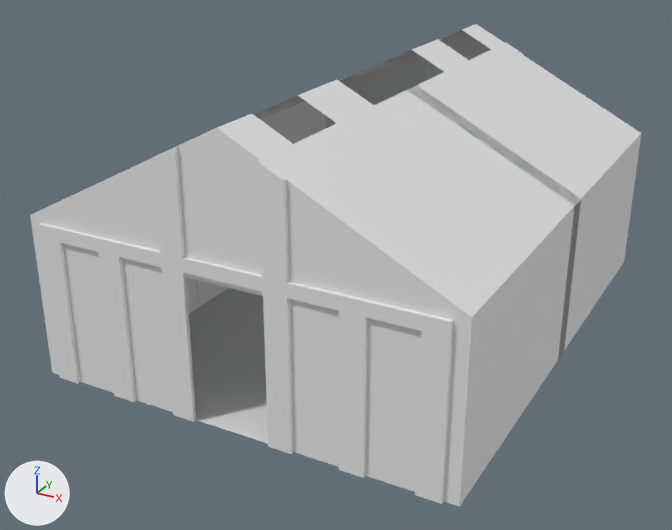
Renders of the Blender file file/ESCAPEROOM.blend from each side of a commit.
The view is the same before and after, from a 50 mm camera at (6.18, -11.21, 6.93) aimed at (-0.32, 0.61, 1.02). Every picture has the same lights, and +X, +Y and +Z are marked at lower left.
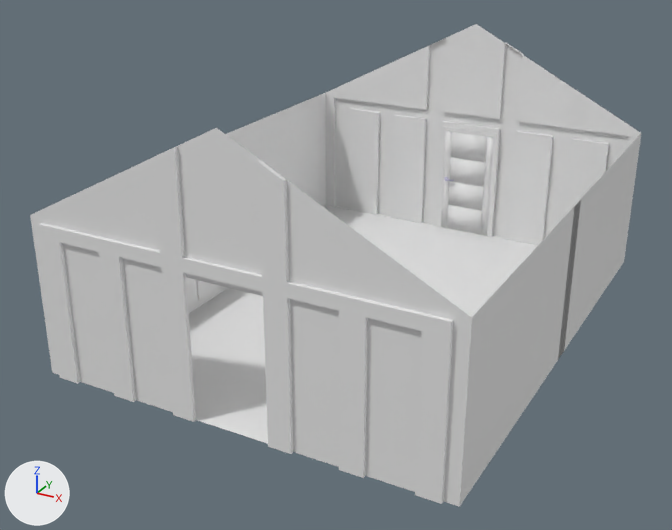
Edits to the scene script, one JSON object a line:
```json
{"op": "add", "block": "ob_cube_001", "code": "ob_cube_001.hide_set(True)"}
```

Pixel boxes (x1, y1, x2, y2) of what changed, in the pictures (672 x 530 px):
```json
{"object": "Cube.001", "change": "hidden", "before": [217, 24, 641, 317]}
{"object": "Door", "change": "unchanged, uncovered by the edit", "after": [441, 131, 494, 236]}
```
